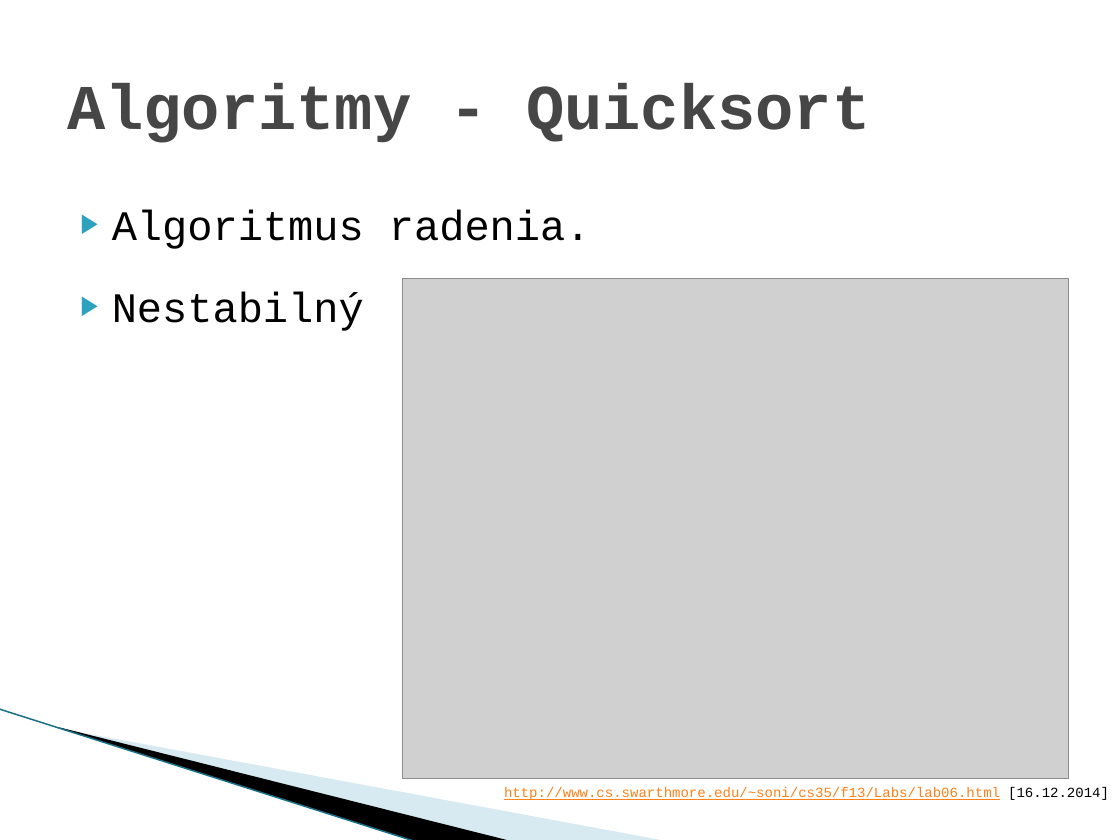
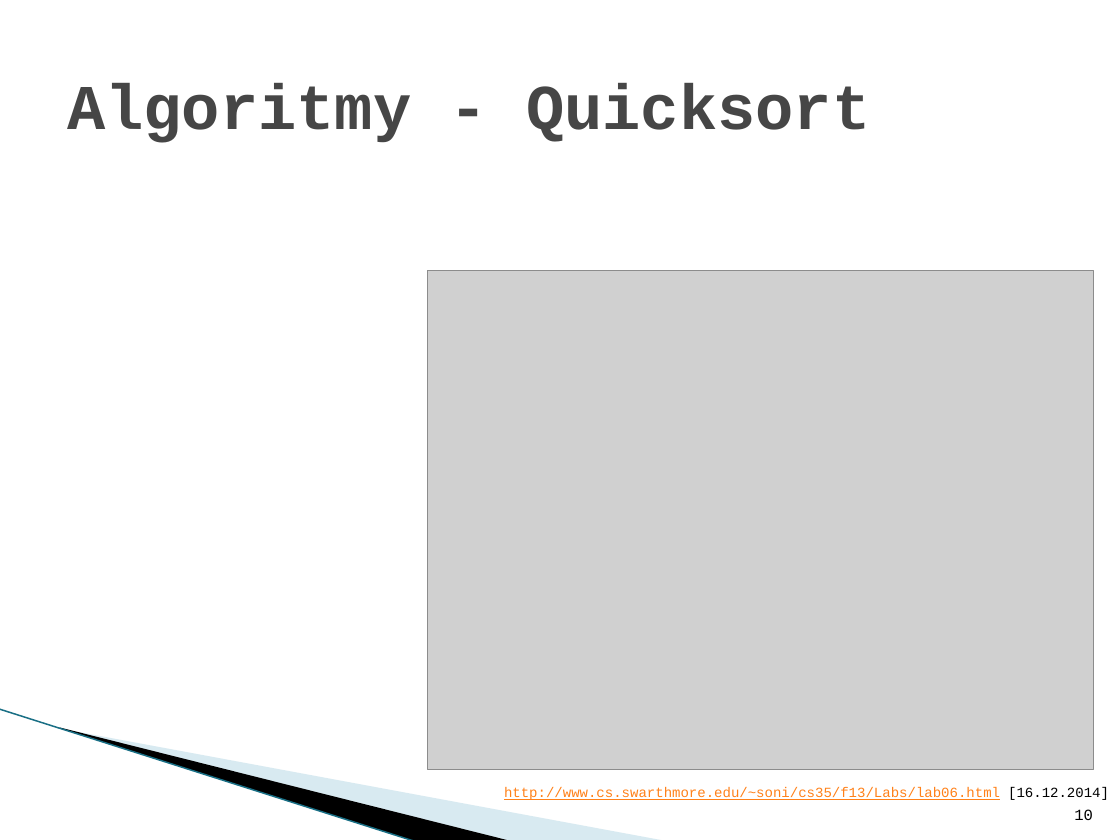
Before and after one commit to Dasio/IFJ, a slide deck: slide 10 of obhajoba/ifj_prezentacia.pptx. Drawn at 1120x840 pixels with LibreOffice and Linux fonts; fonts in the diff are those of the drawing; grey boxes stand for pictures; background and template pictures are left out. Boxes give left, top, right and bottom in pixels: in the first picture for what was removed or moved away, otherwise in the second. Text is boxed around its words. In the diff, an @@ line names an element or a change of style, - is before the commit and + after.

```diff
--- a/obhajoba/ifj_prezentacia.pptx
+++ b/obhajoba/ifj_prezentacia.pptx
@@ text removed at (112,209,591,331) @@
-▶ Algoritmus radenia.
-▶ Nestabilný
@@ picture: place and size @@
-picture at (402,279,1067,778)
+picture at (428,270,1093,769)
@@ page number added at (1074,809,1093,820), 10 pt, text #000000 @@
+10
```
Also in this commit, not shown: 12 other slides changed, 1 other file.
